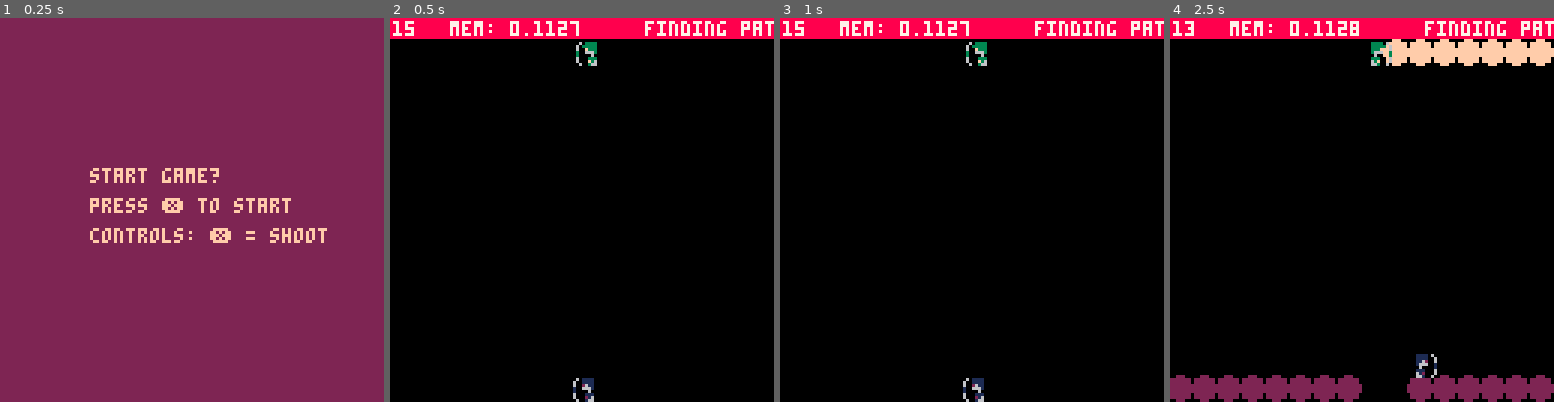
Above: before the commit, frames 1-4 (left to right).
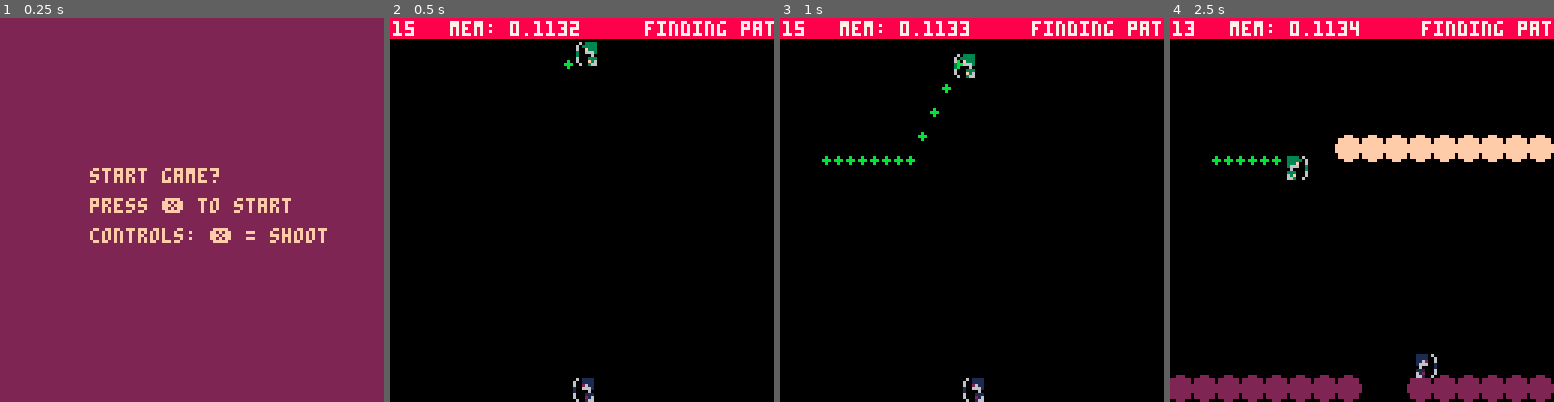
Above: after the commit, the same moments.

Repository: marcianoviereck/picogames
Game: PICO-8 cartridge pongpaint.p8
Same seed, same stepped clock (60 frames per second), same inputs: the game is played once before the commit and once after it.
Inputs:
- Up to frame 1 (0.25 s): no input
- Up to frame 2 (0.5 s): tap X (X key) at 0.33 s
- Up to frame 3 (1 s): no input
- Up to frame 4 (2.5 s): tap X (X key) at 1.07, 1.85 s; hold Right 1.6-2.1 s; hold Up 2.15-2.42 s; hold Right from 2.47 s (still down)

Frame 1 is identical in both runs. In frame 2, less than 0.1% of the frame differs, in the area x 43-50%, y 2-14%; in frame 3, 1.6%; in frame 4, 7.1%, in the area x 10-100%, y 0-43%.

Commit message:
Working version of pathing..

Diff:
--- a/pongpaint.p8
+++ b/pongpaint.p8
@@ -251,8 +251,19 @@
 			if characters[i].dead_timer < 0 then
 				characters[i].dead = false
 				characters[i].dead_timer = 100
-				characters[i].x = rnd(32) + 1
-				characters[i].y = rnd(32) + 1
+				local random_tile_x = ceil(rnd(map_size) + 1)
+				local random_tile_y = ceil(rnd(map_size) + 1)
+
+				if characters[i] == enemy then
+					local tile = level_tiles[random_tile_x..":"..random_tile_y]
+					enemy.x = tile.x
+					enemy.y = tile.y
+					enemy.actions.current_tile = tile
+					enemy.actions.searching = true
+				else
+					characters[i].x = random_tile_x
+					characters[i].y = random_til
+				end
 				sfx(4)
 			end
 		end
@@ -441,8 +452,12 @@
 	if enemy.actions.searching then
 	 local randomx = ceil(rnd(32) + 1)
 	 local randomy = ceil(rnd(32) + 1)
-
 	 local target_tile = level_tiles[randomx..":"..randomy]
+	 if target_tile == enemy.actions.current_tile then
+	 	debug_text = "same!"
+	 	-- temp.. --
+	 	return
+	 end
 	 enemy.actions.path = {}
 	 enemy.actions.target_tile = target_tile
 	 enemy.actions.searching = false
@@ -453,15 +468,9 @@
 	end
 
 	if enemy.actions.state == "walking" then
-		local path = enemy.actions.target_tile_path
+		local path = enemy.actions.path
 		local tile = enemy.actions.target_tile
-		if path and #path > 1 then
-			walk_to_path(path, "following_path")
-		elseif enemy.actions.target_tile then
-			walk_to(tile, "searching")
-		else
-			enemy.actions.state = "searching"
-		end
+		walk_to_path(path)
 	elseif enemy.actions.state == "painting" then
 	elseif enemy.actions.state == "shooting" then
 	end
@@ -480,14 +489,19 @@
 end
 
 function walk_to_path(path)
- local first = path[1]
- walk_to(first, "")
-
-end
-
-function walk_to(tile, state_on_finish)
-	local dist_x = tile.x - enemy.x
-	local dist_y = tile.y - enemy.y
+ if #path > 0 then
+ 	walk_on_path(path)
+ else
+ 	debug_text = "done!"
+ 	enemy.actions.state = "searching"
+ 	enemy.actions.searching = true
+ end
+end
+
+function walk_on_path(path)
+	local target = path[1]
+	local dist_x = target.x - enemy.x
+	local dist_y = target.y - enemy.y
 	local dist = calc_distance(dist_x, dist_y)
 	local speed = enemy.speed
 	local move_amount = 0
@@ -511,8 +525,8 @@
 
 		-- temp .. --
 		if dist < 1.6 then
-			-- done --
-			enemy.actions.state = state_on_finish
+			-- done.. for now just delete first index --
+			del(path, target)
 		end
 	end
 end
@@ -522,8 +536,9 @@
 	local current_tile = enemy.actions.current_tile
 	local closest_tile = closest_neighbour(current_tile, target_tile)
 	if closest_tile == target_tile then
-		-- done --
+		-- done, start walking? --
 		enemy.actions.finding_path = false
+		enemy.actions.state = "walking"
 	else
 		add(enemy.actions.path, closest_tile)
 		--debug_text = closest_tile.x..":"..closest_tile.y
